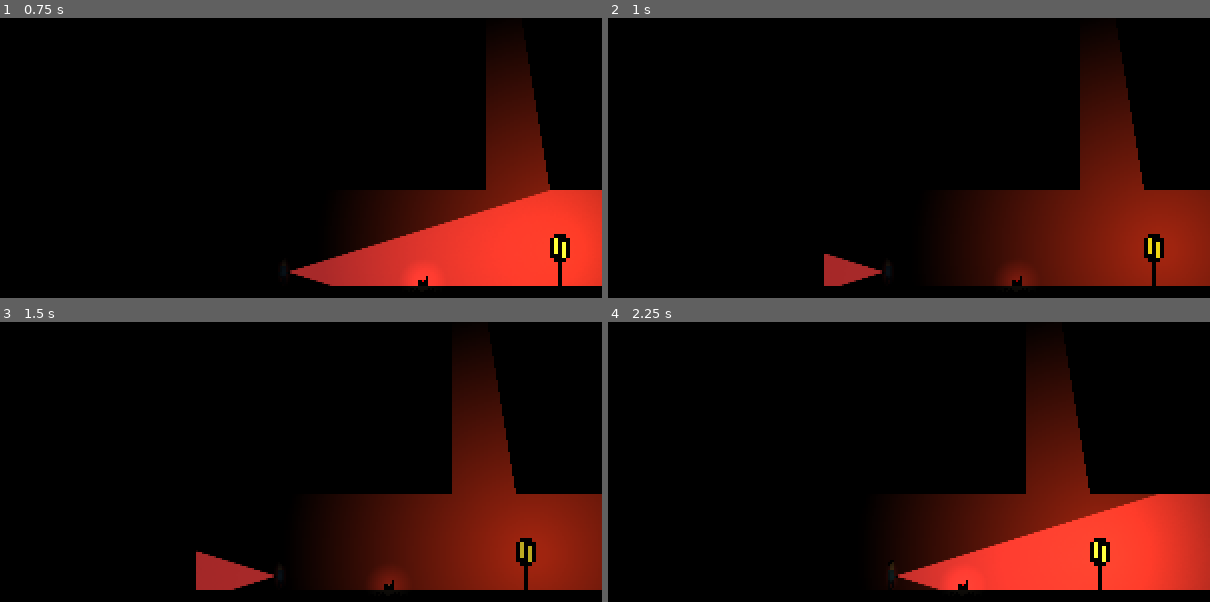
Above: before the commit, frames 1-4 (two rows, left to right).
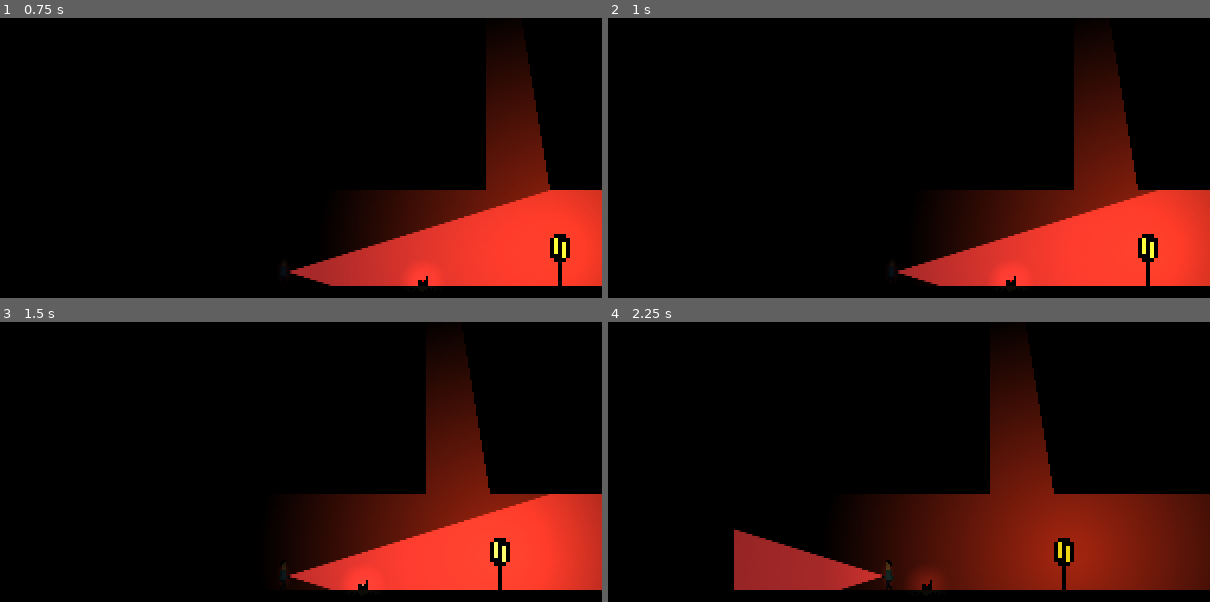
Above: after the commit, the same moments.

Repository: mysterious-ben/not-alone-in-the-dark
Game: Godot game, scene res://scenes/level_0.tscn
Two runs of this game, one before a commit and one after it. Both use one fixed random seed, a clock stepped at 60 frames per second and the inputs below.
Inputs:
- Up to frame 1 (0.75 s): tap Enter at 0.5 s; hold Right (move_right) from 0.53 s (still down); tap S (look_down) at 0.6 s
- Up to frame 2 (1 s): keep holding Right (move_right); tap Up (move_up) at 0.77 s; tap A (look_left) at 0.8 s
- Up to frame 3 (1.5 s): keep holding Right (move_right); tap Up (move_up) at 1.07 s; tap A (look_left) at 1.35 s
- Up to frame 4 (2.25 s): tap Up (move_up) at 1.52, 1.82 s; tap D (look_right) at 1.55, 2.1 s; release Right (move_right) at 2.03 s; hold Left (move_left) from 2.03 s (still down)

Frame 1 is identical in both runs. In frame 2, 13% of the frame differs, in the area x 35-100%, y 8-96%; in frame 3, 17%; in frame 4, 22%, in the area x 20-100%, y 8-96%.

Commit message:
feat: simplify turn logic and add turn delay

Diff:
--- a/scripts/hero.gd
+++ b/scripts/hero.gd
@@ -3,6 +3,7 @@
 @export var move_speed: float = 40.0
 @export var back_speed: float = 20.0
 @export var walk_animation_speed: float = 3.0
+@export var turn_delay: float = 0.15
 @export var flashlight_on: bool = false
 
 @onready var sprite: AnimatedSprite2D = $AnimatedSprite2D
@@ -13,12 +14,13 @@
 var is_dead: bool = false
 var look_vector: Vector2 = Vector2(1.0, 0)
 var look_direction: float = 1.0
+var turn_timer: float = 0.0
 # The body moves by fractions of a pixel. Sprites snap to the pixel grid, lights don't, so the
 # flashlight drifted against the world and flickered. Visual children are drawn at whole-pixel
 # positions instead: they're top-level, opt out of built-in physics interpolation and follow the
 # body's position interpolated by hand.
 var previous_position: Vector2
-var visual_positions: Dictionary[Node2D, Vector2] = {}
+var visual_positions: Dictionary[Node2D, Vector2] = { }
 signal died
 
 
@@ -59,16 +61,20 @@
 
 	# if Input.is_action_just_pressed()
 	var look_vector_upd: Vector2 = Input.get_vector(
-		"look_left",
-		"look_right",
-		"look_down",
-		"look_up",
+		# "look_left",
+		# "look_right",
+		# "look_down",
+		# "look_up",
+		"move_left",
+		"move_right",
+		"move_down",
+		"move_up",
 	)
 	if abs(look_vector_upd.x) > 0:
-		if look_vector_upd.x > 0:
-			look_direction = 1.0
-		elif look_vector_upd.x < 0:
-			look_direction = -1.0
+		var new_look_direction: float = signf(look_vector_upd.x)
+		if new_look_direction != look_direction:
+			turn_timer = turn_delay
+		look_direction = new_look_direction
 		look_vector = look_vector_upd
 
 	if look_direction > 0:
@@ -87,7 +93,9 @@
 	var move_direction: float = Input.get_axis("move_left", "move_right")
 
 	var speed: float = 0.0
-	if abs(move_direction) > 0:
+	if turn_timer > 0.0:
+		turn_timer -= delta
+	elif abs(move_direction) > 0:
 		if (
 			((move_direction > 0) and (look_direction > 0))
 			or ((move_direction < 0) and (look_direction < 0))
